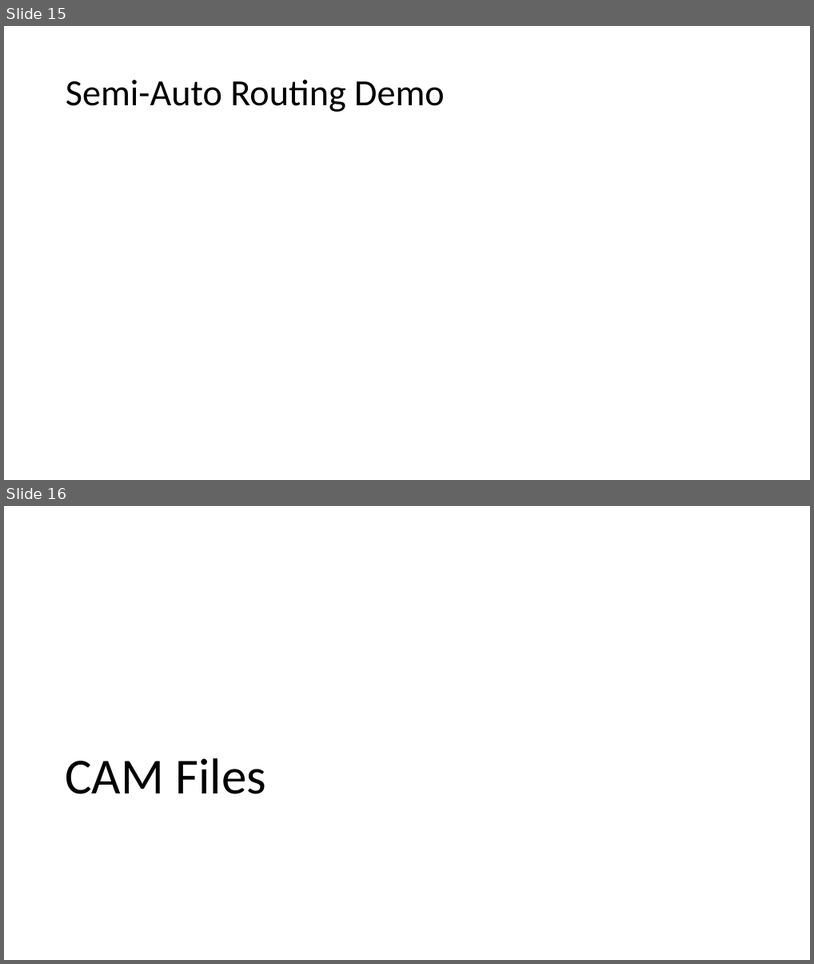
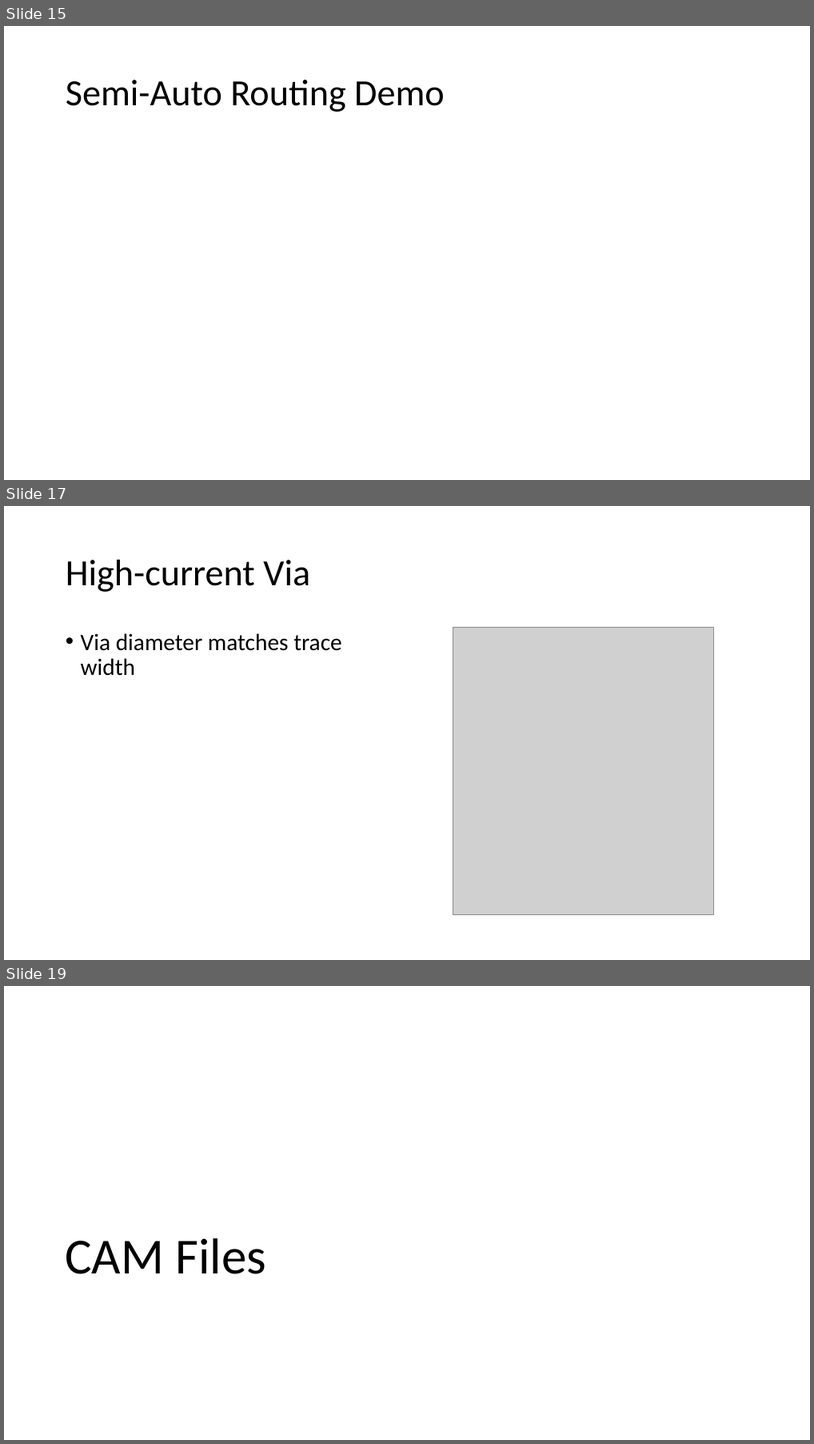
Before and after one commit to NVSL/QuadClass-Resources, a slide deck: labs/Laying-Out-The-Board/Laying-Out-The-Board.pptx. Shown one above the other, each under a label of ours: slides 15 and 16 before the commit, slides 15, 17 and 19 after it; the slides between them are not shown. The pictures are 814x964 and 814x1444 pixels, drawn with LibreOffice and Linux fonts; fonts in the diff are those of the drawing; grey boxes stand for pictures. Boxes give left, top, right and bottom in pixels: in the first picture for what was removed or moved away, otherwise in the second. Text is boxed around its words. In the diff, an @@ line names an element or a change of style, - is before the commit and + after.

```diff
--- a/labs/Laying-Out-The-Board/Laying-Out-The-Board.pptx
+++ b/labs/Laying-Out-The-Board/Laying-Out-The-Board.pptx
@@ slide 17 added at (4, 506, 810, 960), background #FFFFFF @@
@@ title added at (66, 560, 310, 592), 44 pt, text #000000 @@
+High-current Via
@@ text added at (81, 633, 342, 676), 28 pt, text #000000 @@
+• Via diameter matches trace width
@@ picture added at (454, 627, 714, 915) @@
@@ what was slide 16 is now slide 19 @@
```
Also in this commit, not shown: 3 other slides added, 2 other files.
